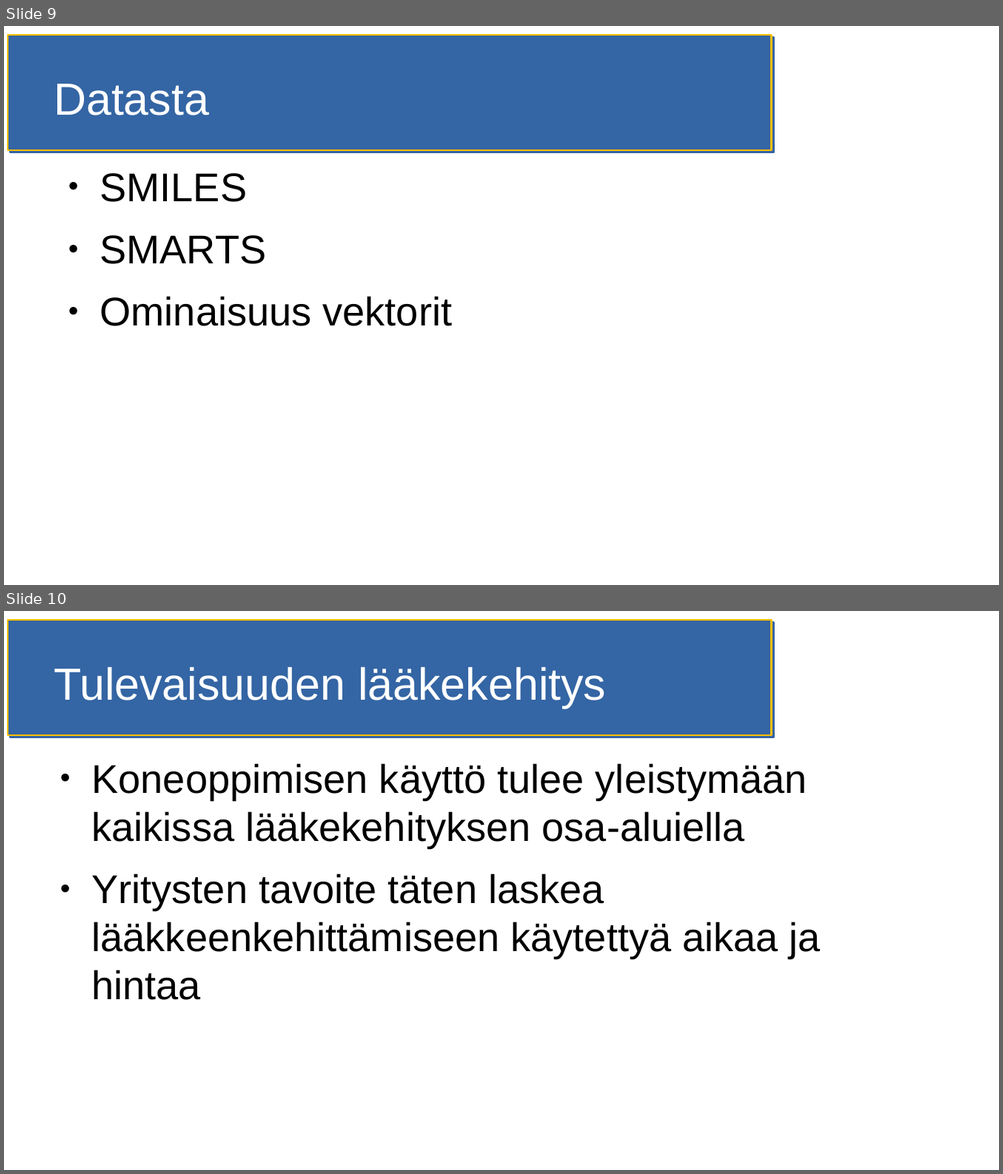
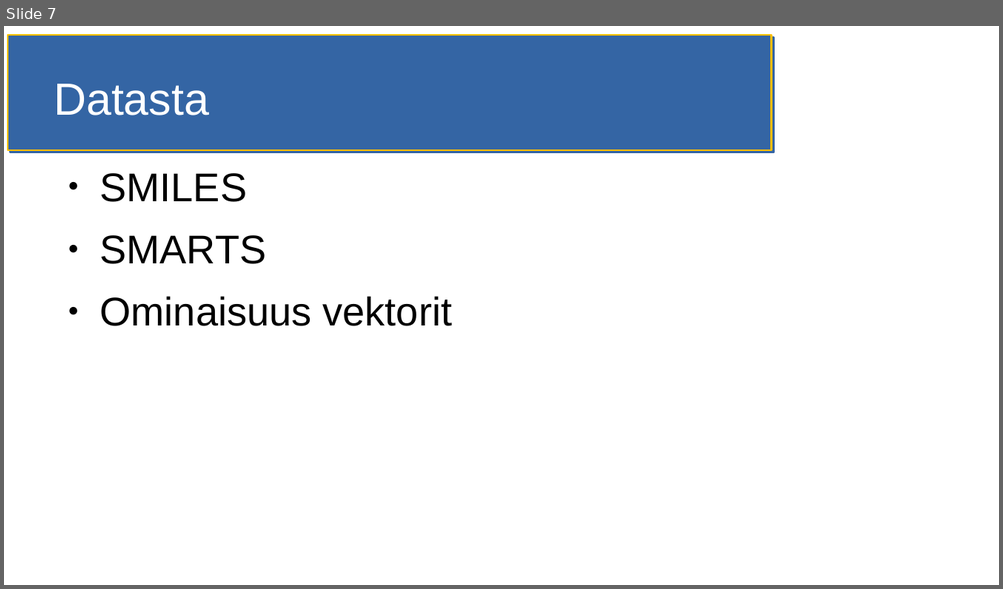
Before and after one commit to HegePI/kanditutkielma, a slide deck: esitelmä.odp. Shown one above the other, each under a label of ours: slides 9 and 10 before the commit, slide 7 after it. The pictures are 1003x1174 and 1003x589 pixels, drawn with LibreOffice and Linux fonts; fonts in the diff are those of the drawing. Boxes give left, top, right and bottom in pixels: in the first picture for what was removed or moved away, otherwise in the second. Text is boxed around its words. In the diff, an @@ line names an element or a change of style, - is before the commit and + after.

```diff
--- a/esitelmä.odp
+++ b/esitelmä.odp
@@ slide 10 removed at [4,611,999,1170], background #FFFFFF; not listed: 1 template element that a slide beside it also shows @@
@@ title removed at [54,667,606,708] @@
-Tulevaisuuden lääkekehitys
@@ text removed at [92,763,820,1000] @@
-● Koneoppimisen käyttö tulee yleistymään kaikissa lääkekehityksen osa-aluiella
-● Yritysten tavoite täten laskea lääkkeenkehittämiseen käytettyä aikaa ja hintaa
@@ what was slide 9 is now slide 7 @@
```
Also in this commit, not shown: 4 slides changed, 5 slides added, 3 other slides removed, 5 other files.
